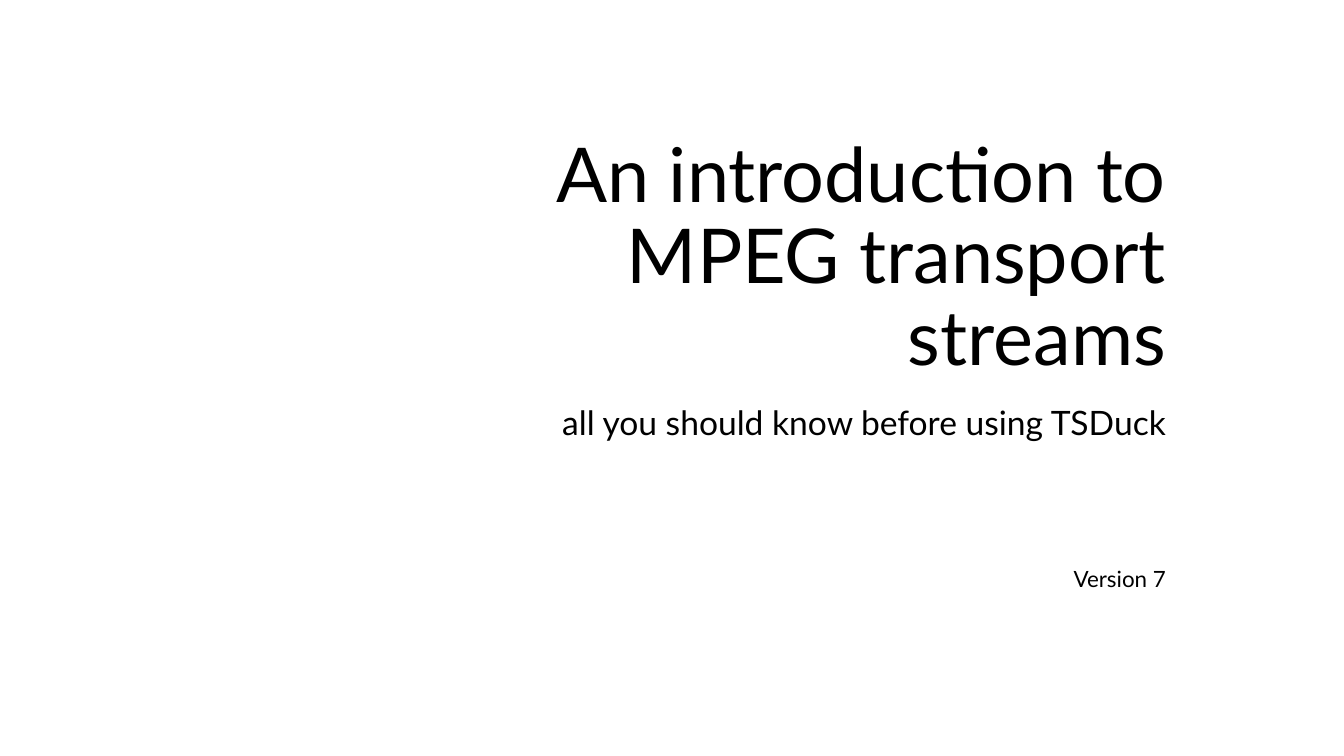
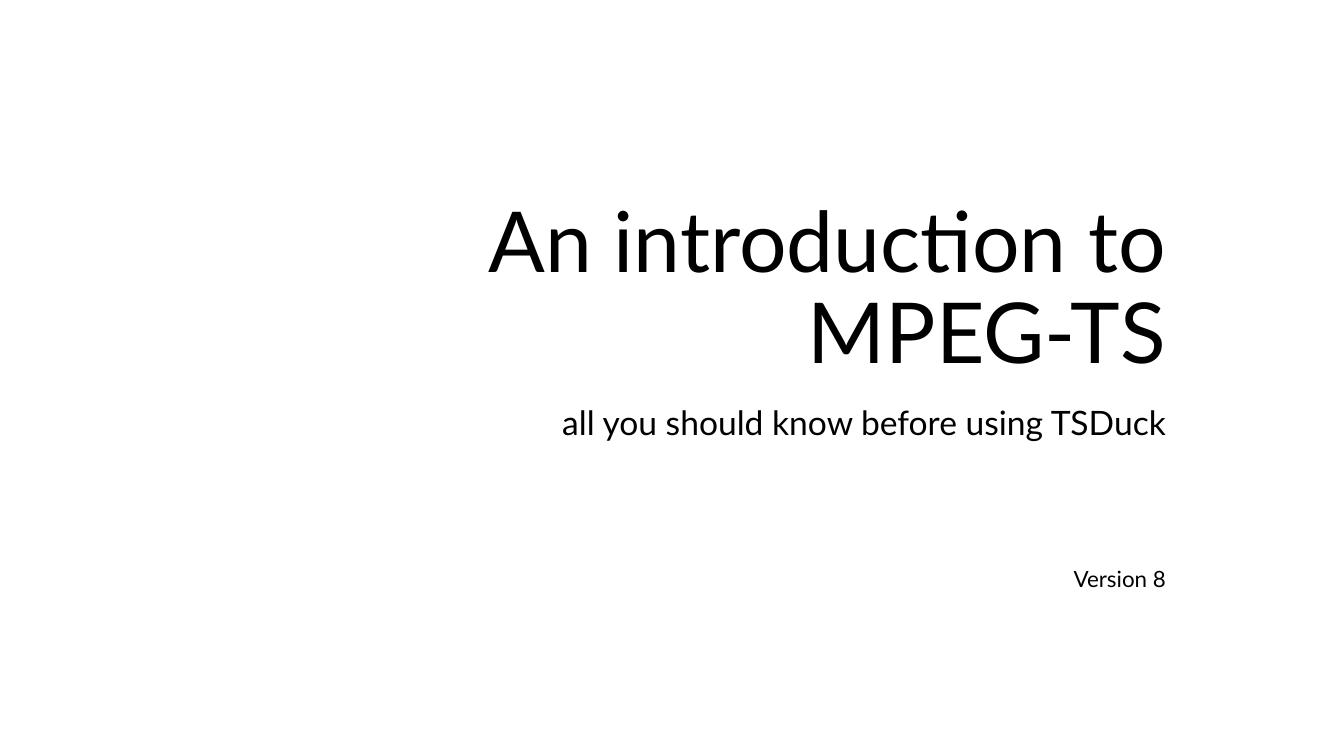
Before and after one commit to tsduck/tsduck, a slide deck: slide 1 of doc/mpegts-introduction.pptx. Drawn at 1344x756 pixels with LibreOffice and Linux fonts; fonts in the diff are those of the drawing; background and template pictures are left out. Boxes give left, top, right and bottom in pixels: in the first picture for what was removed or moved away, otherwise in the second. Text is boxed around its words. In the diff, an @@ line names an element or a change of style, - is before the commit and + after.

```diff
--- a/doc/mpegts-introduction.pptx
+++ b/doc/mpegts-introduction.pptx
@@ title at [489,210,1166,364]: text changed; size 54 to 60 pt @@
-An introduction to MPEG transport streams
+An introduction to MPEG-TS
@@ subtitle at [1074,570,1166,587]: text changed @@
-Version 7
+Version 8
```
Also in this commit, not shown: 8 other slides changed, 8 other files.
